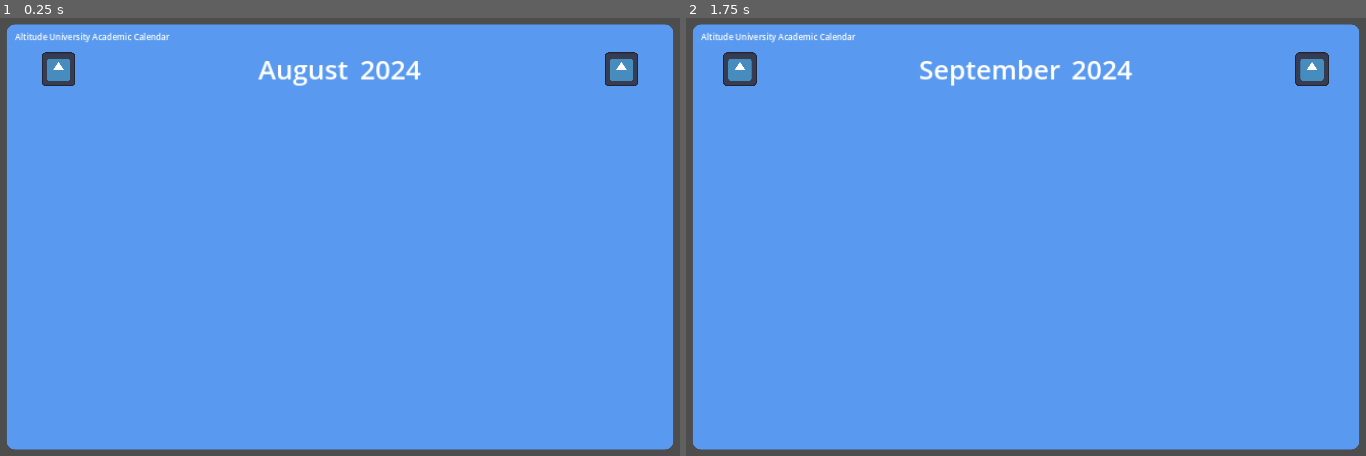
Above: before the commit, frames 1-2 (left to right).
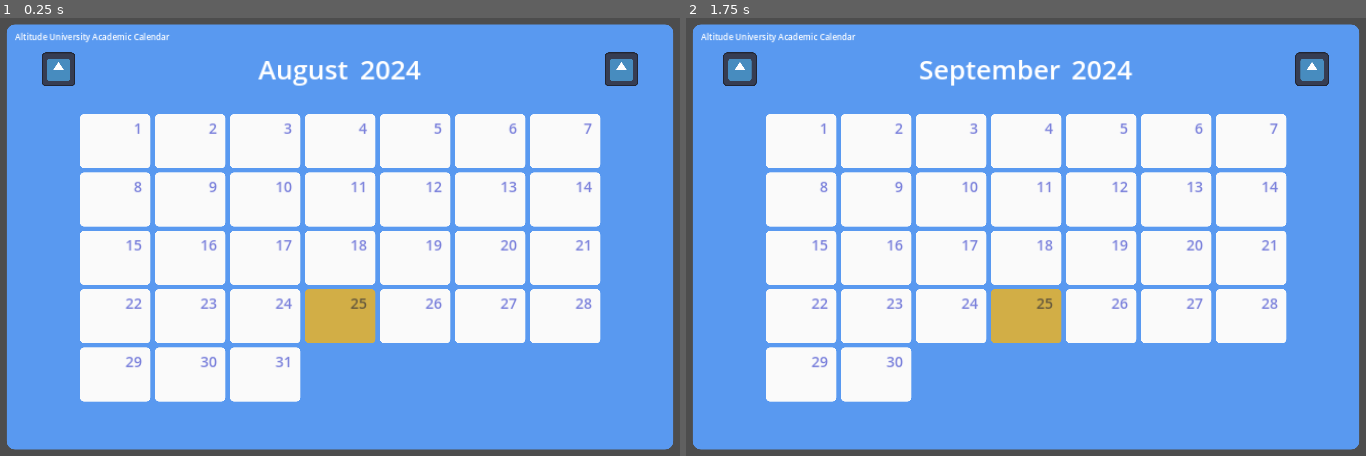
Above: after the commit, the same moments.

Repository: kyle-hessel/godot-narrative-prototype
Game: Godot game, scene res://scenes/UI/calendar_ui.tscn
The game is run twice, just before and just after one commit, with the same random seed, the same clock (stepped at 60 frames per second) and the same inputs. This scene is started directly instead of the project's main scene. The engine's default icon, where the game draws it, is replaced by a stand-in: a white triangle on a blue panel in a dark square.
Inputs (mouse positions are in pixels of both pictures, inside the frame that each line leads up to):
- Up to frame 1 (0.25 s): no input
- Up to frame 2 (1.75 s): tap Enter at 0.5 s; move the mouse to (747, 70) at 0.52 s; press the mouse at (747, 70) at 0.53 s; hold D (right) 0.53-1.28 s; tap Space (jump) at 0.77, 1.25, 1.52 s; move the mouse to (1304, 70) at 1.27 s; release the mouse at (1304, 70) at 1.28 s; hold S (backward) from 1.28 s (still down); tap 1 (combat_action1) at 1.35 s; click (1304, 70) at 1.55 s

The runs differ from the first frame. In frame 1, 40% of the frame differs, in the area x 11-89%, y 21-88%; in frame 2, 39%.
Error before the commit: Invalid access to property or key 'current_year_num' on a base object of type 'Nil'. (res://scripts/UI/calendar_ui.gd:5)

Commit message:
This commit overhauls date_ui's gui_input signal receive function to either use the old logic to quickly pull data from GameManager if on the right month, and if not, dynamically pull the data from the resource so that the player can view events in the past/future.

Diff:
--- a/scenes/UI/calendar_ui.tscn
+++ b/scenes/UI/calendar_ui.tscn
@@ -58,7 +58,7 @@
 size_flags_horizontal = 3
 size_flags_stretch_ratio = 0.7
 theme_type_variation = &"HeaderMedium"
-text = "August"
+text = "Month"
 horizontal_alignment = 1
 
 [node name="MiddleMonthTitleSpacer" type="Control" parent="CalendarOutsideMargin/CalendarContainer/CalendarInsideMargin/CalendarVBox/TitleHBox"]
@@ -71,8 +71,7 @@
 size_flags_horizontal = 3
 size_flags_stretch_ratio = 0.65
 theme_type_variation = &"HeaderMedium"
-text = "2024
-"
+text = "Year"
 horizontal_alignment = 1
 
 [node name="RightMonthTitleSpacer" type="Control" parent="CalendarOutsideMargin/CalendarContainer/CalendarInsideMargin/CalendarVBox/TitleHBox"]
--- a/scripts/UI/calendar_ui.gd
+++ b/scripts/UI/calendar_ui.gd
@@ -2,8 +2,8 @@
 
 class_name CalendarUI
 
-var calendar_year_num: int = GameManager.calendar_manager.current_year_num
-var calendar_month_num: int = GameManager.calendar_manager.current_month_num
+var calendar_year_num: int
+var calendar_month_num: int
 @onready var month_title: Label = $CalendarOutsideMargin/CalendarContainer/CalendarInsideMargin/CalendarVBox/TitleHBox/MonthTitle
 @onready var year_title: Label = $CalendarOutsideMargin/CalendarContainer/CalendarInsideMargin/CalendarVBox/TitleHBox/YearTitle
 @onready var arrow_left: CalendarArrowUI = $CalendarOutsideMargin/CalendarContainer/CalendarInsideMargin/CalendarVBox/TitleHBox/CalendarArrowUILeft
@@ -17,8 +17,8 @@
 	calendar_year_num = GameManager.calendar_manager.current_year_num
 	calendar_month_num = GameManager.calendar_manager.current_month_num
 
-	#month_title.text = GameManager.calendar_manager.month.title
-	#year_title.text = str(GameManager.calendar_manager.year.number)
+	month_title.text = GameManager.calendar_manager.month.title
+	year_title.text = str(GameManager.calendar_manager.year.number)
 	arrow_left.on_click.connect(_month_left)
 	arrow_right.on_click.connect(_month_right)
 
--- a/scripts/UI/date_ui.gd
+++ b/scripts/UI/date_ui.gd
@@ -4,6 +4,8 @@
 
 @onready var date_panel: PanelContainer = $DatePanel
 @onready var date_number: Label = $DatePanel/DatePanelMargin/DateNumber
+
+
 
 var calendar_day_num: int
 
@@ -25,13 +27,28 @@
 	if is_mouse_entered && event.is_action_pressed("gui_select"):
 		# fetch year and month here instead of at the initialization of EVERY date_ui instance. The information will
 		# almost never be needed for *all* of them, so it will be more efficient to just fetch this on the fly as requested.
-		var year_fetch: Year = GameManager.calendar_manager.year
-		var month_fetch: Month = GameManager.calendar_manager.month
+		var calendar_year_num: int = UIManager.calendar_ui_inst.calendar_year_num
+		var calendar_month_num: int = UIManager.calendar_ui_inst.calendar_month_num
 
-		# keep in mind the resources have already been loaded, now we're just fetching them from the variable that stored said load().
-		var day_fetch: Day = month_fetch.days[calendar_day_num]
+		# if the UI's month and year matches the current month and year, just use that data, as it is faster than loading again from a resource.
+		# it makes sense to check for this first, as it is the most likely outcome (players will check the calendar for the given month they are in most often).
+		if UIManager.calendar_ui_inst.calendar_year_num == GameManager.calendar_manager.current_year_num && UIManager.calendar_ui_inst.calendar_month_num == GameManager.calendar_manager.current_month_num:
+			var year_fetch: Year = GameManager.calendar_manager.year
+			var month_fetch: Month = GameManager.calendar_manager.month
 
-		print(year_fetch.number)
-		print(month_fetch.title)
-		print(calendar_day_num + 1)
-		GameManager.calendar_manager.print_date_events(day_fetch)
+			var day_fetch: Day = month_fetch.days[calendar_day_num]
+
+			print(month_fetch.title + " " + str(calendar_day_num + 1) + ", " + str(year_fetch.number))
+			GameManager.calendar_manager.print_date_events(day_fetch)
+
+		# if the UI's month/year do NOT match the current month and year, that means the player is moving around the calendar.
+		# in this case, we have to dynamically load this data in again briefly.
+		else:
+			var year_fetch: Year = load(GameManager.calendar_manager.game_calendar.years[calendar_year_num].resource_path)
+			var month_fetch: Month = load(year_fetch.months[calendar_month_num].resource_path)
+
+			# keep in mind the resources have already been loaded, now we're just fetching them from the variable that stored said load().
+			var day_fetch: Day = month_fetch.days[calendar_day_num]
+
+			print(month_fetch.title + " " + str(calendar_day_num + 1) + ", " + str(year_fetch.number))
+			GameManager.calendar_manager.print_date_events(day_fetch)
